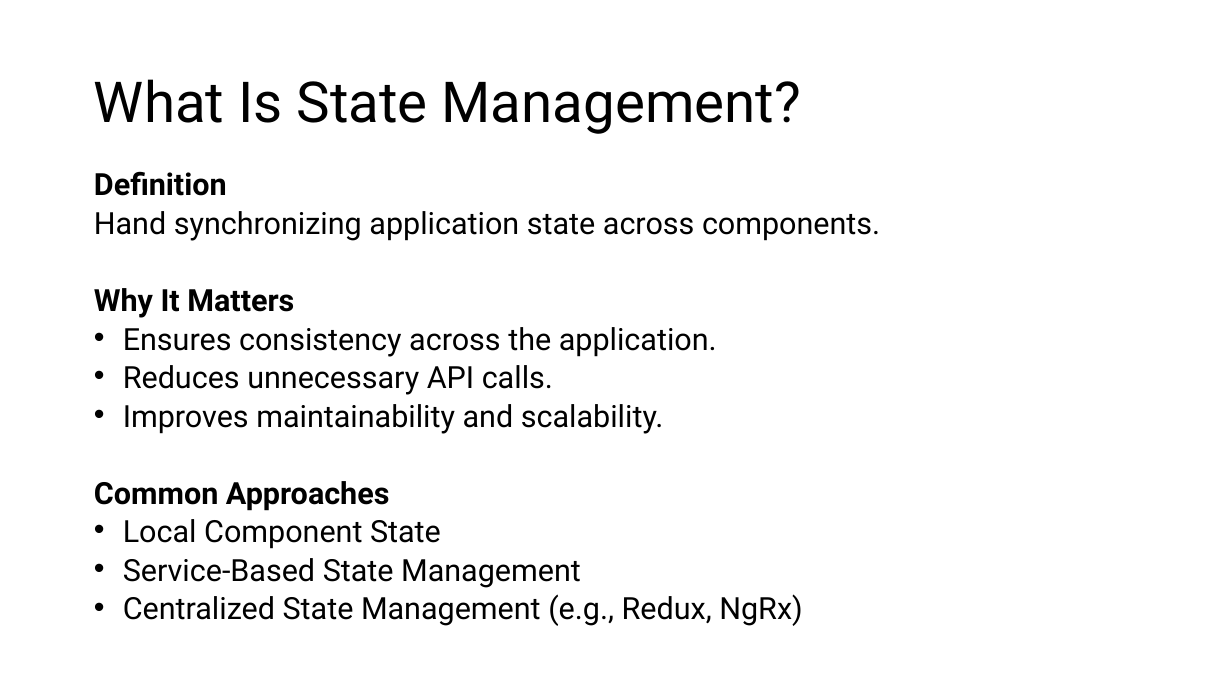
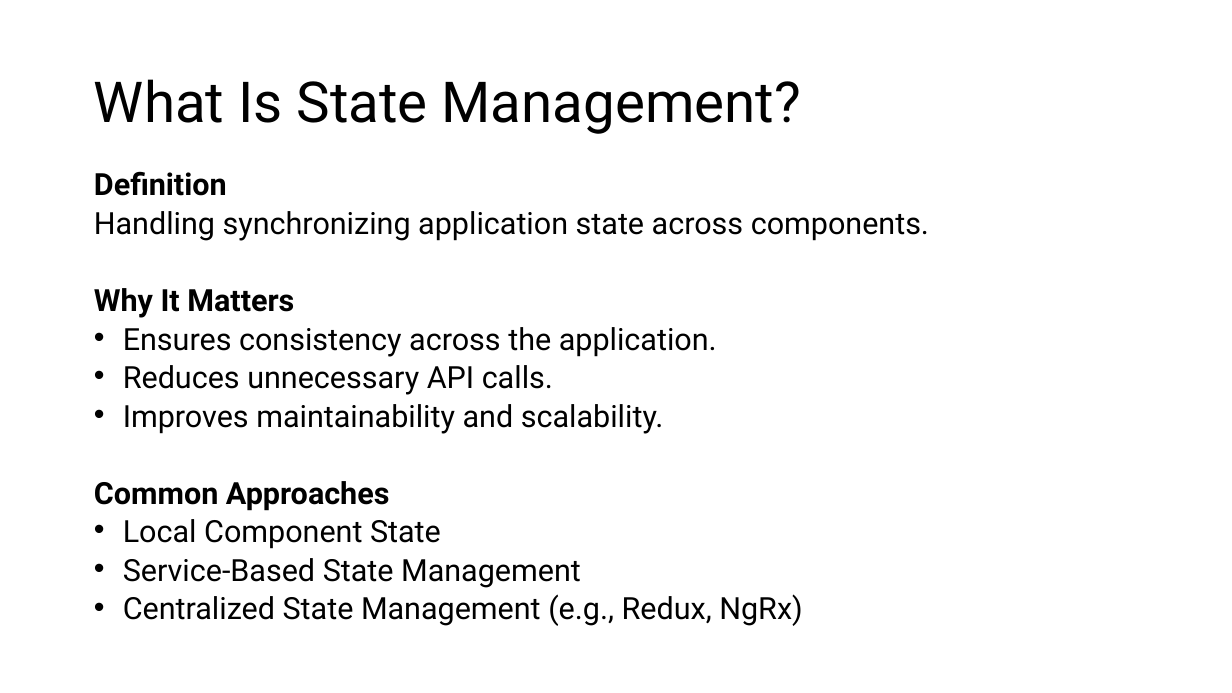
Before and after one commit to egliloris/movie-center-x, a slide deck: slide 3 of NgRx Workshop.pptx. Drawn at 1232x693 pixels with LibreOffice and Linux fonts; fonts in the diff are those of the drawing. Boxes give left, top, right and bottom in pixels: in the first picture for what was removed or moved away, otherwise in the second. Text is boxed around its words. In the diff, an @@ line names an element or a change of style, - is before the commit and + after.

```diff
--- a/NgRx Workshop.pptx
+++ b/NgRx Workshop.pptx
@@ text at bbox=[94, 211, 929, 241]: text changed @@
-Hand synchronizing application state across components.
+Handling synchronizing application state across components.
```
Also in this commit, not shown: 7 other slides changed.
